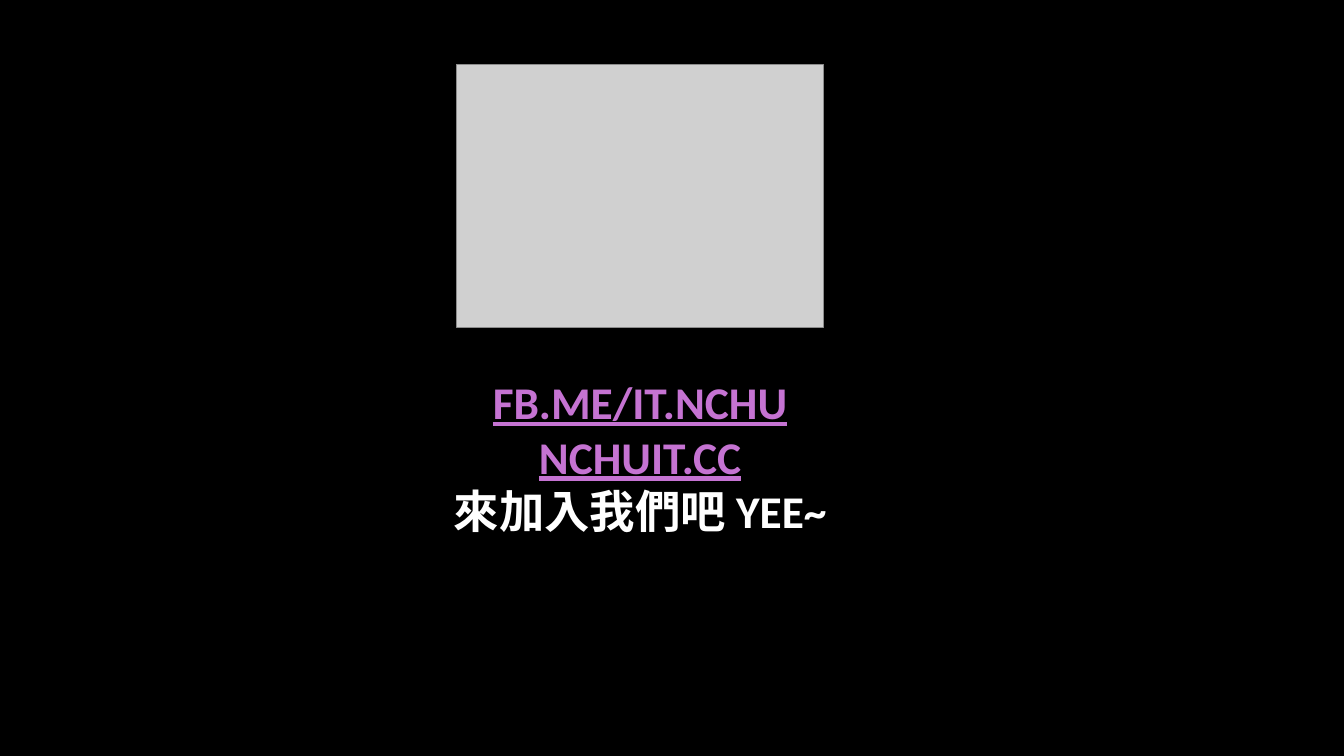
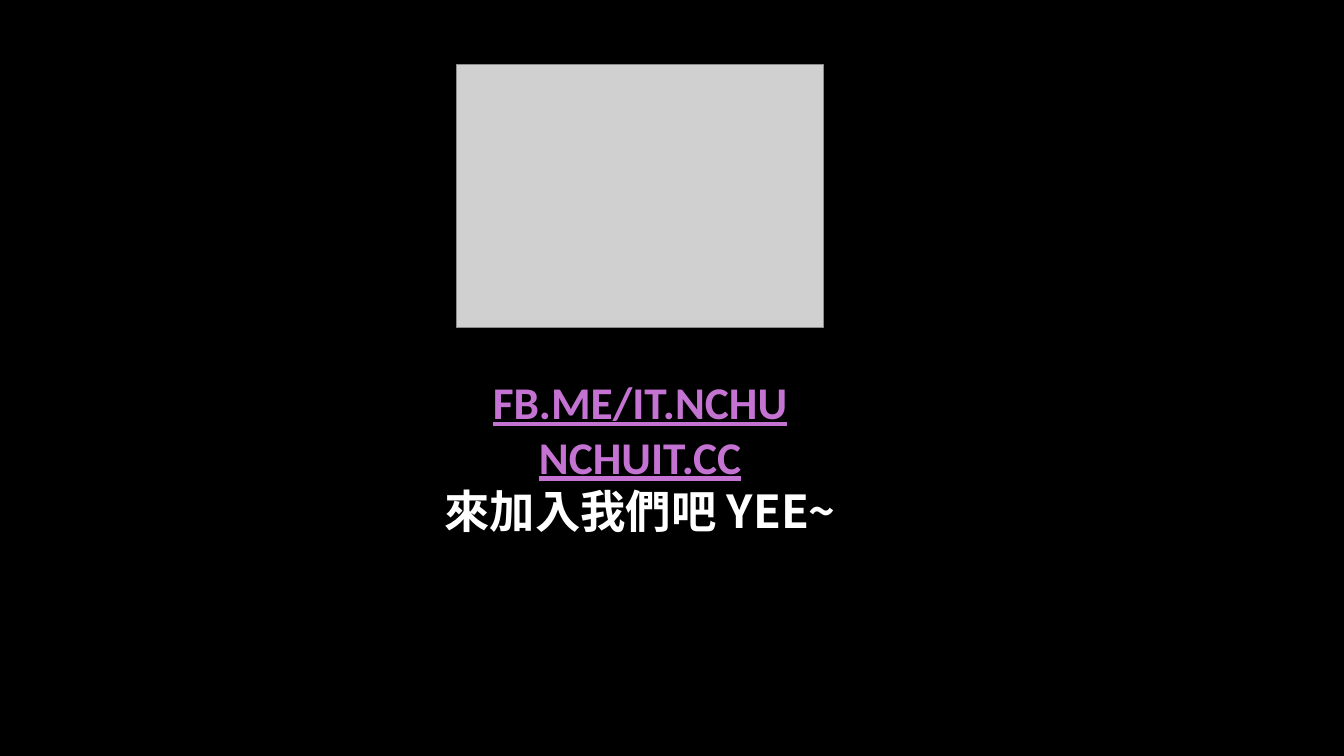
Before and after one commit to NCHUIT/104B_phaser_tanks_war, a slide deck: slide 19 of 02_fire/Phaser.pptx. Drawn at 1344x756 pixels with LibreOffice and Linux fonts; fonts in the diff are those of the drawing; grey boxes stand for pictures; background and template pictures are left out. Boxes give left, top, right and bottom in pixels: in the first picture for what was removed or moved away, otherwise in the second. Text is boxed around its words. In the diff, an @@ line names an element or a change of style, - is before the commit and + after.

```diff
--- a/02_fire/Phaser.pptx
+++ b/02_fire/Phaser.pptx
@@ title "FB.ME/IT.NCHU NCHUIT.CC 來加入我們吧 YEE~" at box(444, 387, 836, 533): font Calibri to Noto Sans CJK SC in "來加入我們吧 YEE~" @@
```
Also in this commit, not shown: 7 other slides changed, 1 other file.
